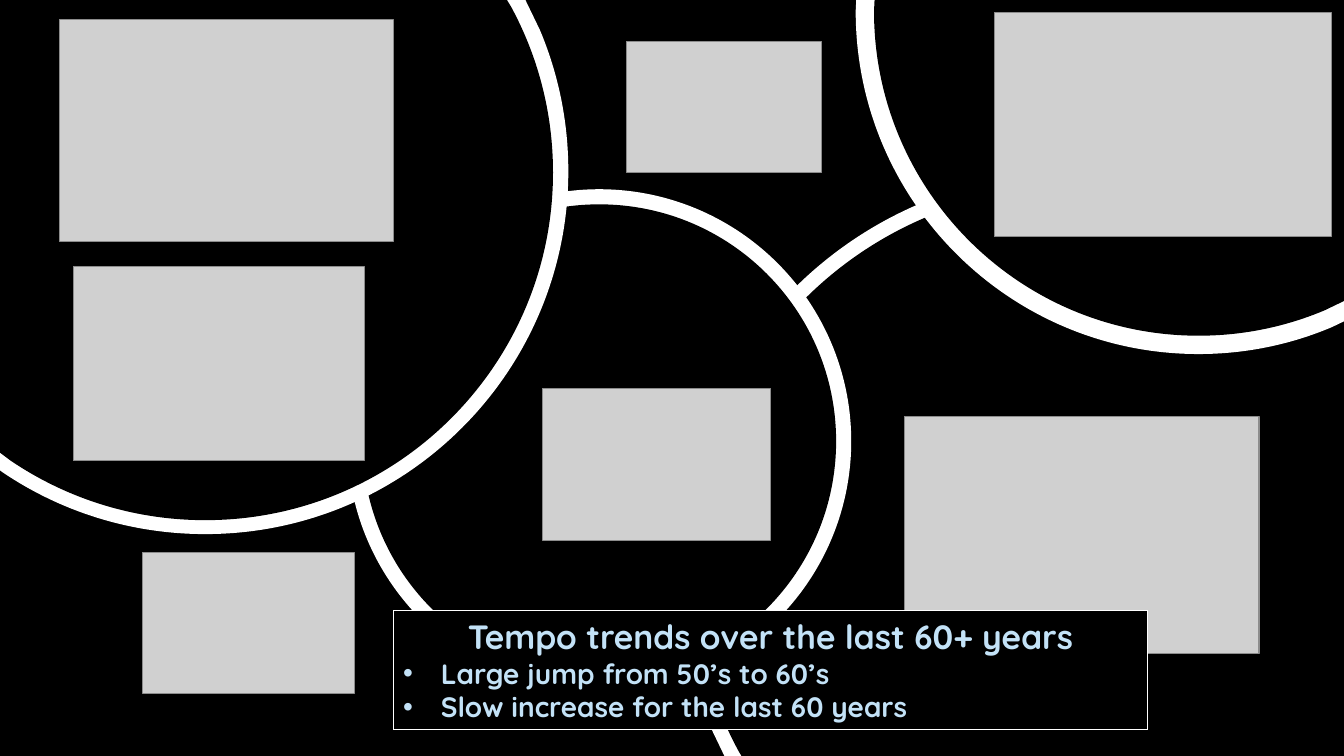
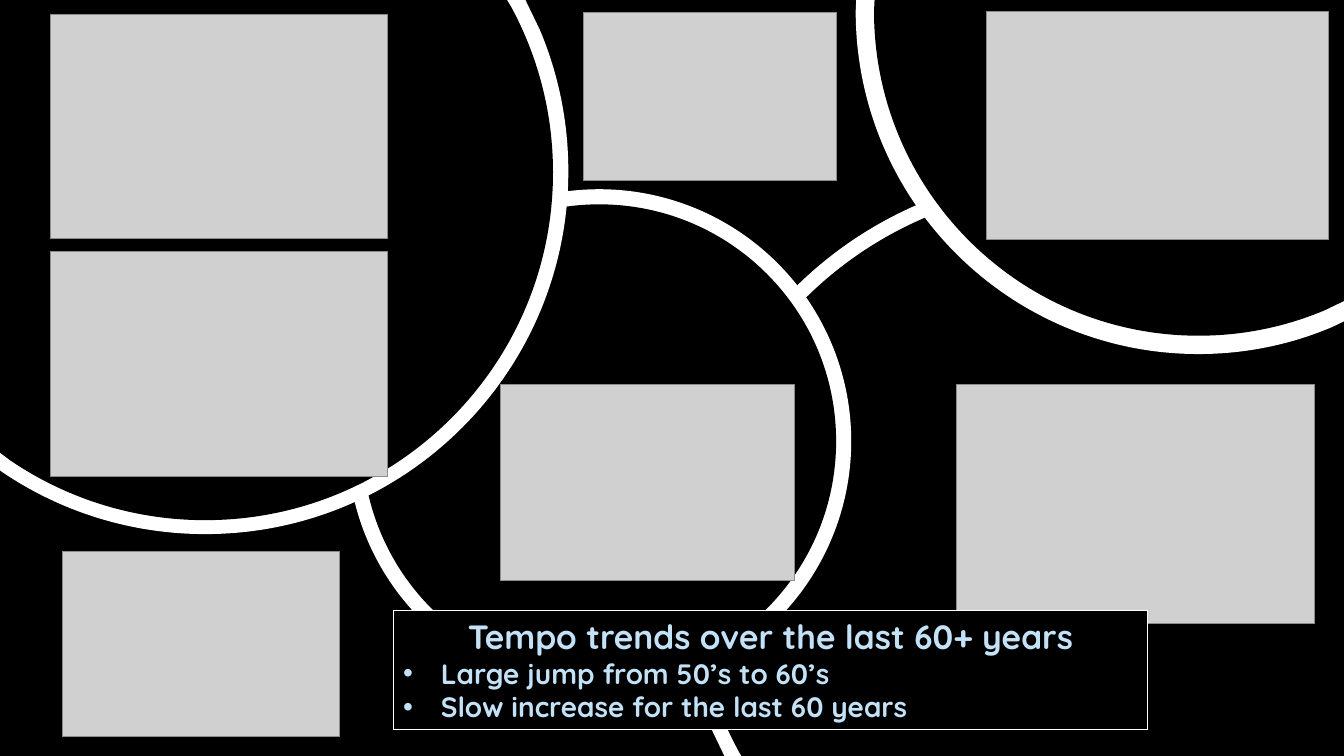
Before and after one commit to rlylecastro/project1, a slide deck: slide 12 of Presentation.pptx. Drawn at 1344x756 pixels with LibreOffice and Linux fonts; fonts in the diff are those of the drawing; grey boxes stand for pictures. Boxes give left, top, right and bottom in pixels: in the first picture for what was removed or moved away, otherwise in the second. Text is boxed around its words. In the diff, an @@ line names an element or a change of style, - is before the commit and + after.

```diff
--- a/Presentation.pptx
+++ b/Presentation.pptx
@@ picture: place and size @@
-picture at <box>59,19,393,242</box>
+picture at <box>50,14,387,239</box>
@@ picture: place and size @@
-picture at <box>626,41,822,171</box>
+picture at <box>584,12,837,180</box>
@@ picture: place and size @@
-picture at <box>995,12,1332,237</box>
+picture at <box>987,12,1329,240</box>
@@ picture: place and size @@
-picture at <box>74,267,365,461</box>
+picture at <box>50,251,387,476</box>
@@ picture: place and size @@
-picture at <box>542,388,770,540</box>
+picture at <box>500,385,795,582</box>
@@ picture: place and size @@
-picture at <box>904,416,1259,653</box>
+picture at <box>957,385,1315,624</box>
@@ picture: place and size @@
-picture at <box>143,553,355,694</box>
+picture at <box>63,553,339,737</box>
```
Also in this commit, not shown: 3 other slides changed, 2 slides added, 1 slide removed.
